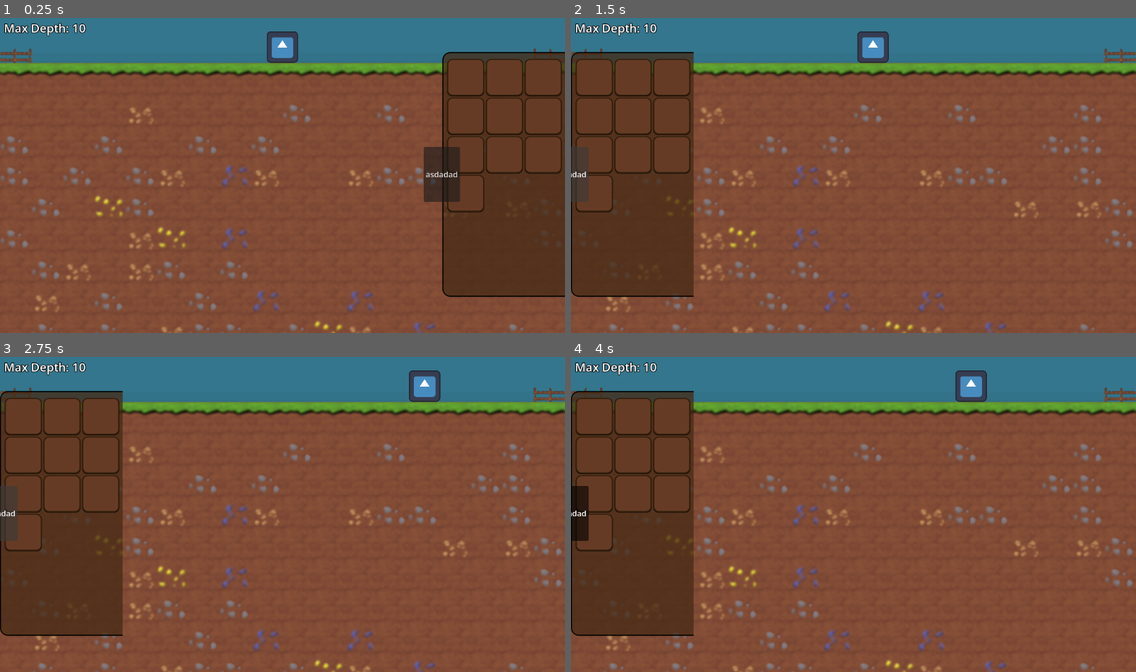
Above: before the commit, frames 1-4 (two rows, left to right).
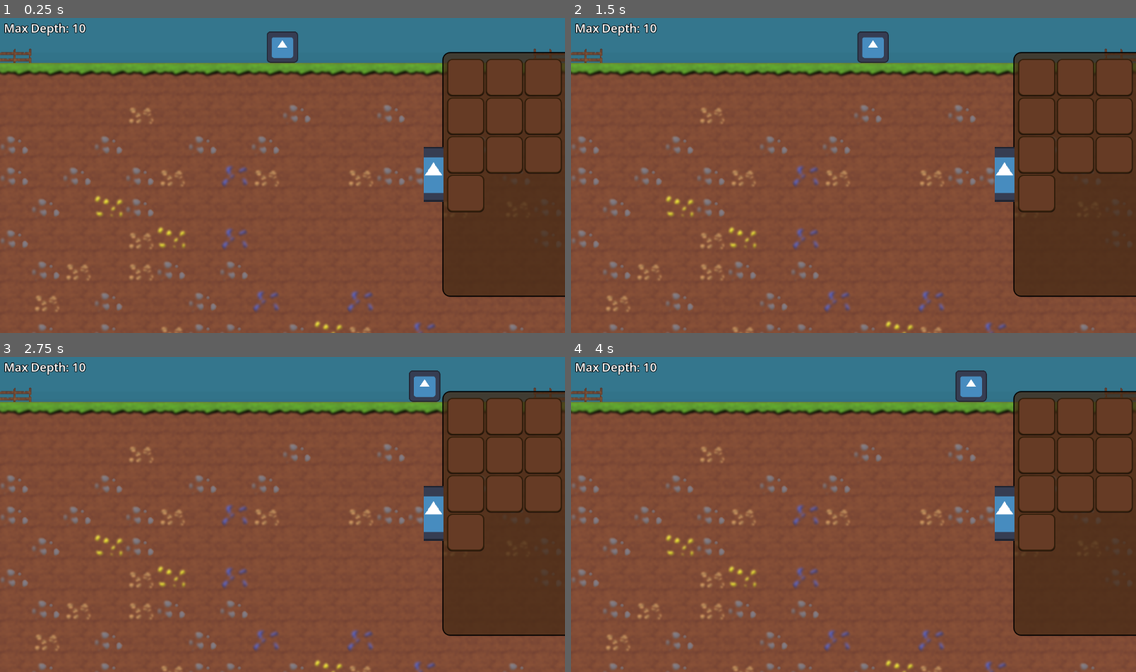
Above: after the commit, the same moments.

Repository: jakoofficial/DigNew
Game: Godot game, scene res://Scenes/Digzone.tscn
Same seed, same stepped clock (60 frames per second), same inputs: the game is played once before the commit and once after it. The engine's default icon, where the game draws it, is replaced by a stand-in: a white triangle on a blue panel in a dark square.
Inputs (mouse positions are in pixels of both pictures, inside the frame that each line leads up to; where the layout moved, square brackets give the same spot in the first picture):
- Up to frame 1 (0.25 s): no input
- Up to frame 2 (1.5 s): click (1006, 175) [1011, 175] at 0.5 s; tap Enter at 1.25 s; hold D (right) from 1.28 s (still down); tap B at 1.35 s
- Up to frame 3 (2.75 s): keep holding D (right); tap Space at 1.52, 2.27 s; tap B at 2.1 s
- Up to frame 4 (4 s): release D (right) at 2.78 s; hold A (left) 2.78-3.53 s; tap R at 2.85 s; tap B at 3.05, 3.6 s; hold D (right) from 3.53 s (still down); tap Space at 3.77 s

The runs differ from the first frame. In frame 1, 1.1% of the frame differs, in the area x 75-82%, y 40-59%; in frame 2, 31%, in the area x 0-100%, y 10-89%; in frame 3, 31%; in frame 4, 31%.

Commit message:
Shortcut for backpack needs work. Fixed backpack collapse position

Diff:
--- a/Nodes/UI/on_dig_ui.tscn
+++ b/Nodes/UI/on_dig_ui.tscn
@@ -2,6 +2,7 @@
 
 [ext_resource type="Script" uid="uid://dmjsseupt6bbl" path="res://Scripts/on_dig_ui.gd" id="1_huv6s"]
 [ext_resource type="Theme" uid="uid://e5uj1uvlt6aq" path="res://Themes/UI.tres" id="1_nss3e"]
+[ext_resource type="Texture2D" uid="uid://edq0wdrwnrhq" path="res://Sprites/icon.svg" id="3_q1hm0"]
 
 [node name="OnDigUI" type="CanvasLayer" unique_id=1420127650]
 script = ExtResource("1_huv6s")
@@ -115,9 +116,21 @@
 offset_right = 2.0
 offset_bottom = 56.0
 grow_vertical = 2
+focus_mode = 0
 mouse_default_cursor_shape = 2
 theme_type_variation = &"Backpack"
 toggle_mode = true
-text = "asdadad"
+flat = true
+
+[node name="TextureRect" type="TextureRect" parent="Control/Backpack/BackpackCollapser" unique_id=24692572]
+layout_mode = 1
+anchors_preset = 15
+anchor_right = 1.0
+anchor_bottom = 1.0
+grow_horizontal = 2
+grow_vertical = 2
+texture = ExtResource("3_q1hm0")
+expand_mode = 1
+stretch_mode = 6
 
 [connection signal="toggled" from="Control/Backpack/BackpackCollapser" to="." method="_backpack"]
--- a/Scripts/on_dig_ui.gd
+++ b/Scripts/on_dig_ui.gd
@@ -4,12 +4,27 @@
 @onready var backpack: Panel = $Control/Backpack
 @onready var backpack_collapser: Button = $Control/Backpack/BackpackCollapser
 
+
+var backpack_shortcut = Shortcut.new()
+var curPackPos: Vector2
 func _ready() -> void:
 	GM.curUI = self
+	curPackPos = backpack.position
+
+	var packShortEvent = InputEventKey.new()
+	packShortEvent.keycode = KEY_B
+	backpack_shortcut.events = [packShortEvent]
+
+func _input(event: InputEvent) -> void:
+	if backpack_shortcut.matches_event(event) and event.is_pressed() and not event.is_echo():
+		_backpack(!backpack_collapser.button_pressed)
+		get_viewport().set_input_as_handled()
 
 func _backpack(toggled: bool) -> void:
 	if toggled:
-		backpack.global_position.x = 0
+		backpack.position.x = curPackPos.x + backpack.size.x
+	else:
+		backpack.position.x = curPackPos.x
 
 func set_depth_max_label() -> void:
 	depth_level.text = str("Max Depth: %s" % GM.maxY)
--- a/project.godot
+++ b/project.godot
@@ -51,6 +51,12 @@
 "events": [Object(InputEventKey,"resource_local_to_scene":false,"resource_name":"","device":-1,"window_id":0,"alt_press …(191 unchanged characters)…
 ]
 }
+backpack={
+"deadzone": 0.2,
+"events": [Object(InputEventKey,"resource_local_to_scene":false,"resource_name":"","device":-1,"window_id":0,"alt_pressed":false,"shift_pressed":false,"ctrl_pressed":false,"meta_pressed":false,"pressed":false,"keycode":0,"physical_keycode":66,"key_label":0,"unicode":98,"location":0,"echo":false,"script":null)
+, Object(InputEventKey,"resource_local_to_scene":false,"resource_name":"","device":-1,"window_id":0,"alt_pressed":false,"shift_pressed":false,"ctrl_pressed":false,"meta_pressed":false,"pressed":false,"keycode":0,"physical_keycode":4194306,"key_label":0,"unicode":0,"location":0,"echo":false,"script":null)
+]
+}
 
 [physics]
 
